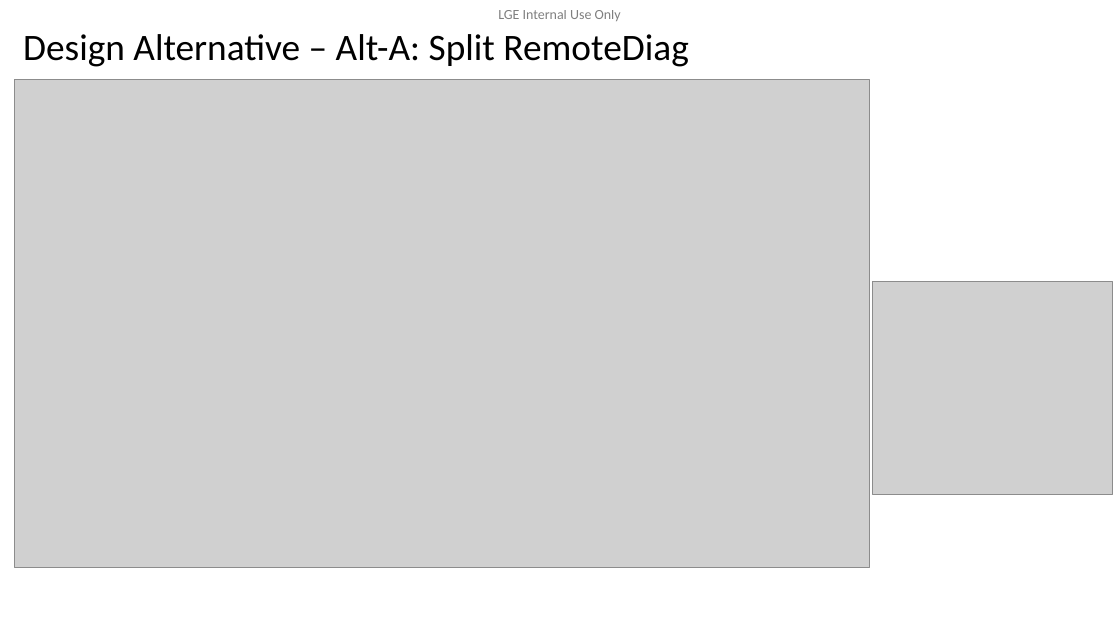
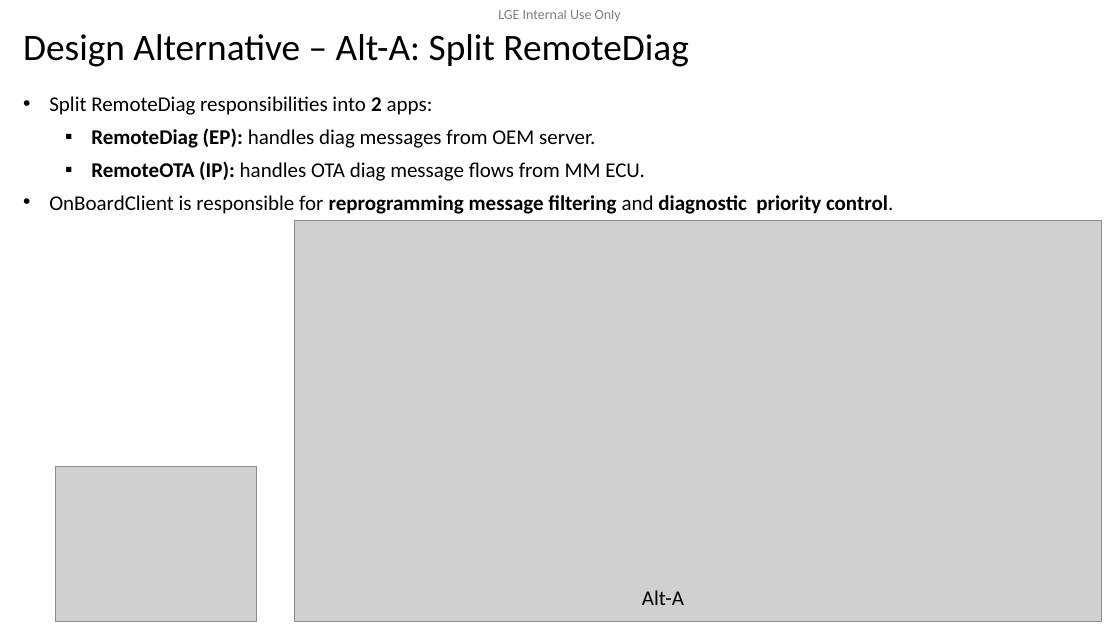
Before and after one commit to btqt/fe, a slide deck: slide 7 of design/FE_phi.vu_Design of Secure Remote Diag on Container Separation Architecture_3rd.pptx (slide 8 before the commit). Drawn at 1120x630 pixels with LibreOffice and Linux fonts; fonts in the diff are those of the drawing; grey boxes stand for pictures; background and template pictures are left out. Boxes give left, top, right and bottom in pixels: in the first picture for what was removed or moved away, otherwise in the second. Text is boxed around its words. In the diff, an @@ line names an element or a change of style, - is before the commit and + after.

```diff
--- a/design/FE_phi.vu_Design of Secure Remote Diag on Container Separation Architecture_3rd.pptx
+++ b/design/FE_phi.vu_Design of Secure Remote Diag on Container Separation Architecture_3rd.pptx
@@ picture removed at (x1=15, y1=79, x2=870, y2=567) @@
@@ text added at (x1=49, y1=96, x2=894, y2=214), 18 pt, text #000000 @@
+• Split RemoteDiag responsibilities into 2 apps:
+  ▪ RemoteDiag (EP): handles diag messages from OEM server.
+  ▪ RemoteOTA (IP): handles OTA diag message flows from MM ECU.
+• OnBoardClient is responsible for reprogramming message filtering and diagnostic priority control.
@@ picture added at (x1=295, y1=220, x2=1102, y2=622) @@
@@ picture removed at (x1=872, y1=281, x2=1112, y2=495) @@
@@ picture added at (x1=55, y1=466, x2=257, y2=622) @@
@@ text added at (x1=642, y1=590, x2=684, y2=605), 18 pt, text #000000 @@
+Alt-A
```
Also in this commit, not shown: 8 other slides changed, 3 slides added, 9 slides removed, 1 other file.
